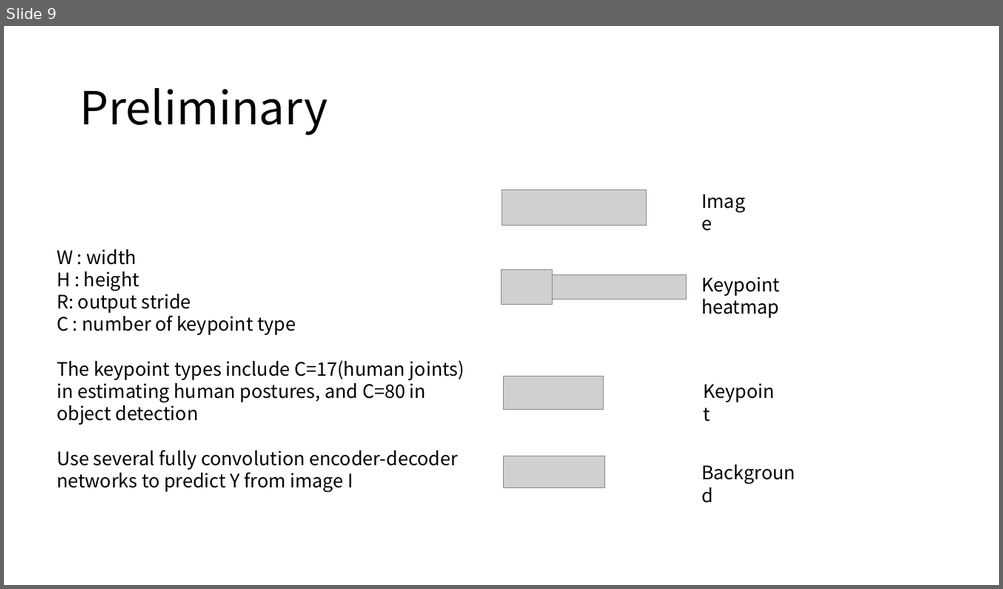
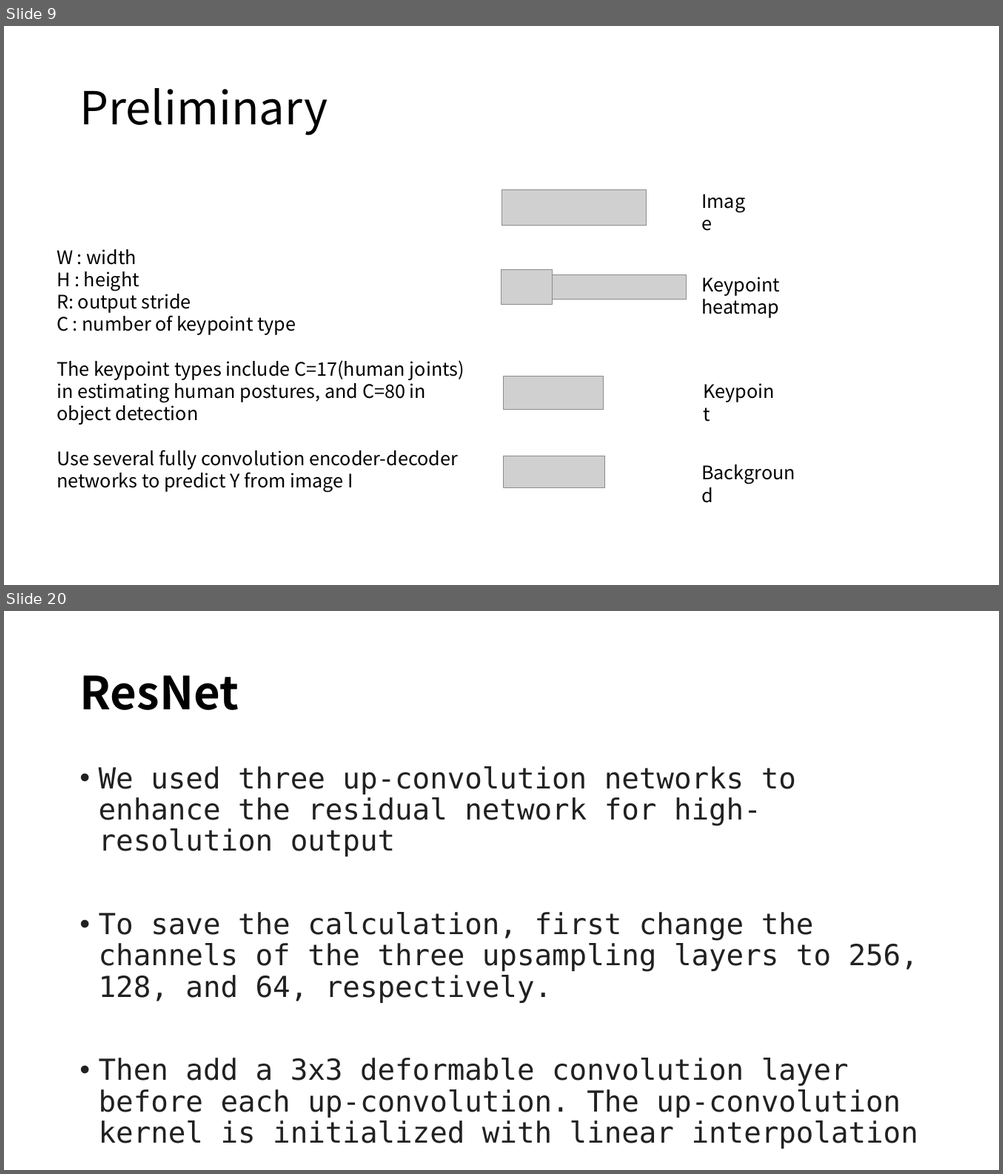
Before and after one commit to jjeamin/jjeamin.github.io, a slide deck: _posts/ppt/CenterNet.pptx. Shown one above the other, each under a label of ours: slide 9 before the commit, slides 9 and 20 after it; the slides between them are not shown. The pictures are 1003x589 and 1003x1174 pixels, drawn with LibreOffice and Linux fonts; fonts in the diff are those of the drawing; grey boxes stand for pictures. Boxes give left, top, right and bottom in pixels: in the first picture for what was removed or moved away, otherwise in the second. Text is boxed around its words. In the diff, an @@ line names an element or a change of style, - is before the commit and + after.

```diff
--- a/_posts/ppt/CenterNet.pptx
+++ b/_posts/ppt/CenterNet.pptx
@@ slide 20 added at [4, 611, 999, 1170], background #FFFFFF @@
@@ title added at [79, 675, 239, 710], 44 pt, text #000000, bold @@
+ResNet
@@ text added at [99, 766, 918, 1149], 28 pt, text #212121 @@
+• We used three up-convolution networks to enhance the residual network for high-resolution output
+• To save the calculation, first change the channels of the three upsampling layers to 256, 128, and 64, respectively.
+• Then add a 3x3 deformable convolution layer before each up-convolution. The up-convolution kernel is initialized with linear interpolation
```
Also in this commit, not shown: 1 slide changed, 14 other slides added, 1 other file.
